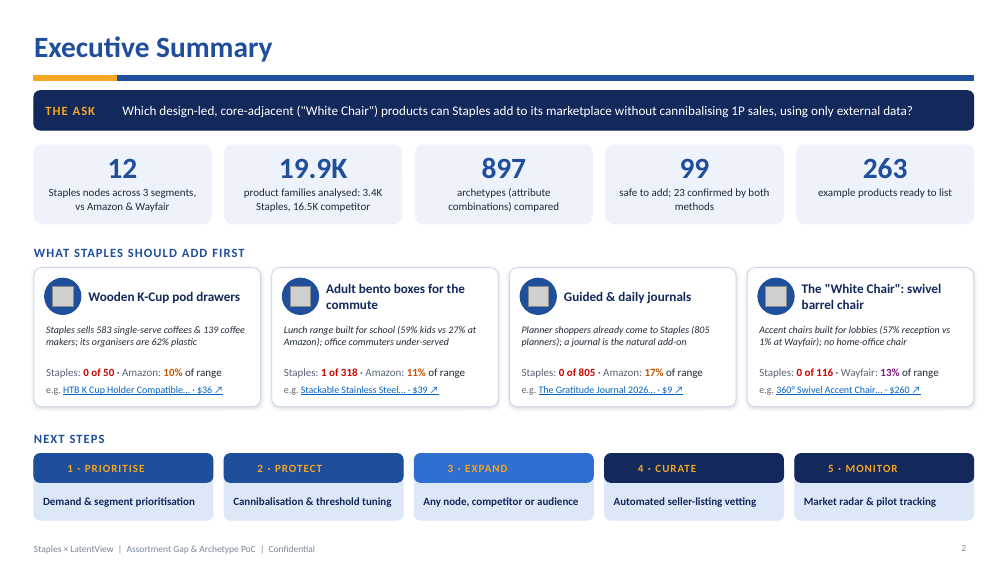
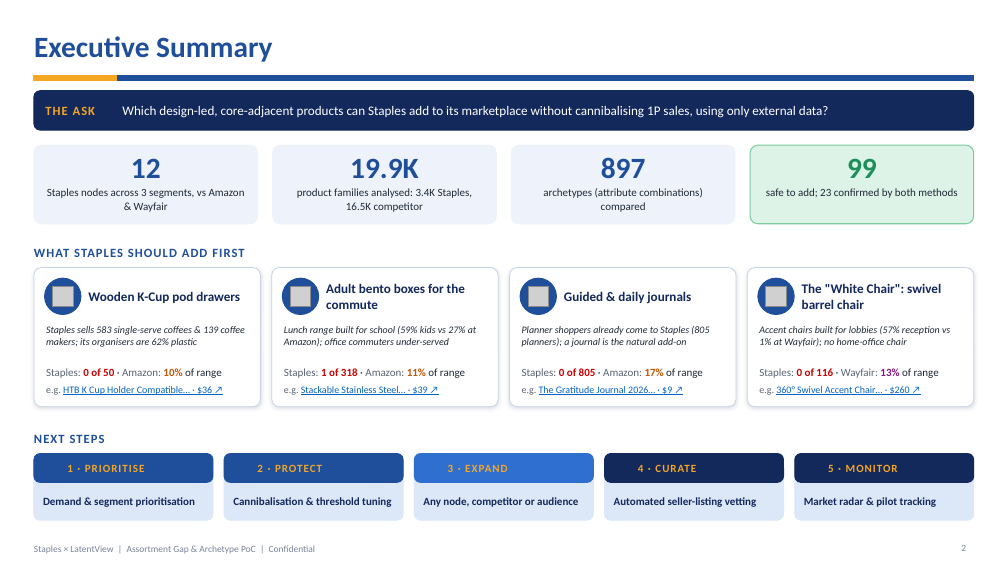
Before and after one commit to sandeeep96/My-Staples-PoC, a slide deck: slide 2 of 2. AL PoC/V2 - Categ from the scratch/outputs/ppt/Staples_Assortment_PoC_Deck_V6.pptx. Drawn at 1008x567 pixels with LibreOffice and Linux fonts; fonts in the diff are those of the drawing; grey boxes stand for pictures; background and template pictures are left out. Boxes give left, top, right and bottom in pixels: in the first picture for what was removed or moved away, otherwise in the second. Text is boxed around its words. In the diff, an @@ line names an element or a change of style, - is before the commit and + after.

```diff
--- a/2. AL PoC/V2 - Categ from the scratch/outputs/ppt/Staples_Assortment_PoC_Deck_V6.pptx
+++ b/2. AL PoC/V2 - Categ from the scratch/outputs/ppt/Staples_Assortment_PoC_Deck_V6.pptx
@@ text at bbox=[122, 106, 829, 118]: text changed @@
-Which design-led, core-adjacent ("White Chair") products can Staples add to its marketplace without cannibalising 1P sales, using only external data?
+Which design-led, core-adjacent products can Staples add to its marketplace without cannibalising 1P sales, using only external data?
@@ rounded rectangle: place and size @@
-rounded rectangle at bbox=[34, 145, 211, 224]
+rounded rectangle at bbox=[34, 145, 258, 224]
@@ rounded rectangle: place and size @@
-rounded rectangle at bbox=[225, 145, 402, 224]
+rounded rectangle at bbox=[273, 145, 497, 224]
@@ rounded rectangle removed at bbox=[415, 145, 592, 224] @@
@@ rounded rectangle: place and size @@
-rounded rectangle at bbox=[606, 145, 783, 224]
+rounded rectangle at bbox=[511, 145, 735, 224]
@@ rounded rectangle: place and size @@
-rounded rectangle at bbox=[797, 145, 974, 224]
+rounded rectangle at bbox=[750, 145, 974, 224]
@@ rounded rectangle at bbox=[750, 145, 974, 224]: fill #EEF3FB to #DDF3E7; outline #EEF3FB 1 pt to #7CCB9F 1 pt @@
@@ text "12": place and size @@
-text "12" at bbox=[108, 158, 138, 178]
+text "12" at bbox=[131, 158, 161, 178]
@@ text "19.9K": place and size @@
-text "19.9K" at bbox=[279, 158, 348, 178]
+text "19.9K" at bbox=[350, 158, 419, 178]
@@ text "897": place and size @@
-text "897" at bbox=[482, 157, 527, 178]
+text "897" at bbox=[601, 157, 646, 178]
@@ text "99": place and size @@
-text "99" at bbox=[680, 158, 710, 178]
+text "99" at bbox=[847, 158, 877, 178]
@@ text "99" at bbox=[847, 158, 877, 178]: text colour #1F4E9A to #1E8E5A @@
@@ text removed at bbox=[863, 158, 908, 178] @@
-263
@@ text "Staples nodes across 3 segments, ..." rewrapped from bbox=[49, 188, 196, 212] to bbox=[47, 188, 245, 212] @@
@@ text "product families analysed: 3.4K Staples, ..." rewrapped from bbox=[244, 188, 383, 212] to bbox=[297, 188, 473, 212] @@
@@ text "archetypes (attribute combinations) compared" rewrapped from bbox=[448, 188, 559, 212] to bbox=[543, 188, 702, 212] @@
@@ text "safe to add; 23 confirmed ..." rewrapped from bbox=[619, 188, 769, 210] to bbox=[766, 188, 957, 198] @@
@@ text removed at bbox=[818, 188, 952, 198] @@
-example products ready to list
```
Also in this commit, not shown: 2 other slides changed, 7 other files.
